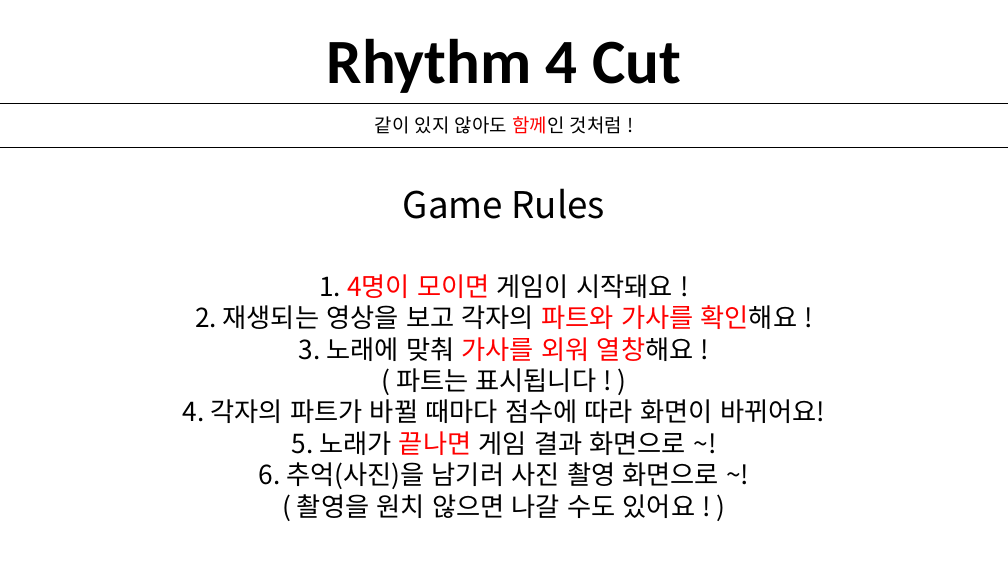
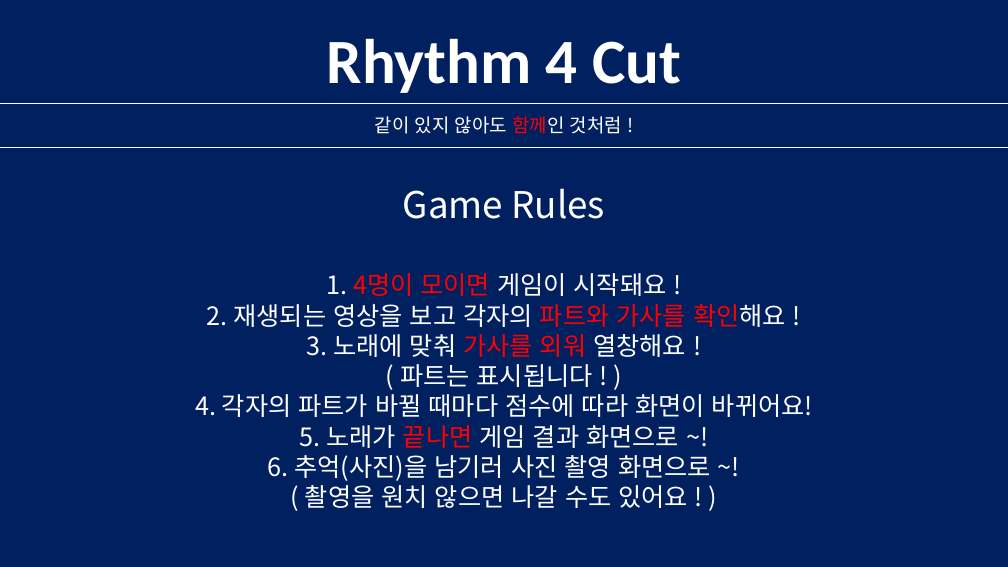
Before and after one commit to sixinchnails/rhythm4cuts, a slide deck: slide 1 of client/public/images/Rules.pptx. Drawn at 1008x567 pixels with LibreOffice and Linux fonts; fonts in the diff are those of the drawing. Boxes give left, top, right and bottom in pixels: in the first picture for what was removed or moved away, otherwise in the second. Text is boxed around its words. In the diff, an @@ line names an element or a change of style, - is before the commit and + after.

```diff
--- a/client/public/images/Rules.pptx
+++ b/client/public/images/Rules.pptx
@@ background #FFFFFF to #002060 @@
@@ text "Rhythm 4 Cut" at (x1=327, y1=38, x2=681, y2=93): text colour #000000 to #FFFFFF @@
@@ text "같이 있지 않아도 함께인 것처럼 ..." at (x1=375, y1=116, x2=622, y2=134): text colour #000000 to #FFFFFF in "같이 있지 않아도 함께인 것처럼 !" @@
@@ line (0, 104) - (1008, 104): stroke #000000 1.5 pt to #FFFFFF 1.5 pt @@
@@ line (0, 147) - (1008, 147): stroke #000000 1.5 pt to #FFFFFF 1.5 pt @@
@@ text "Game Rules" at (x1=195, y1=188, x2=813, y2=508): text colour #000000 to #FFFFFF in "Game Rules", "1. 게임이 시작돼요 !", "2. 재생되는 영상을 보고 각자의 확인해요 !", "3. 노래에 맞춰 열창해요 ! ( 파트는 ..." and 3 more places; size 25 to 24 pt; text colour #FF0000 to #FFFFFF in "열창해요" @@
```
Also in this commit, not shown: 52 other files.
